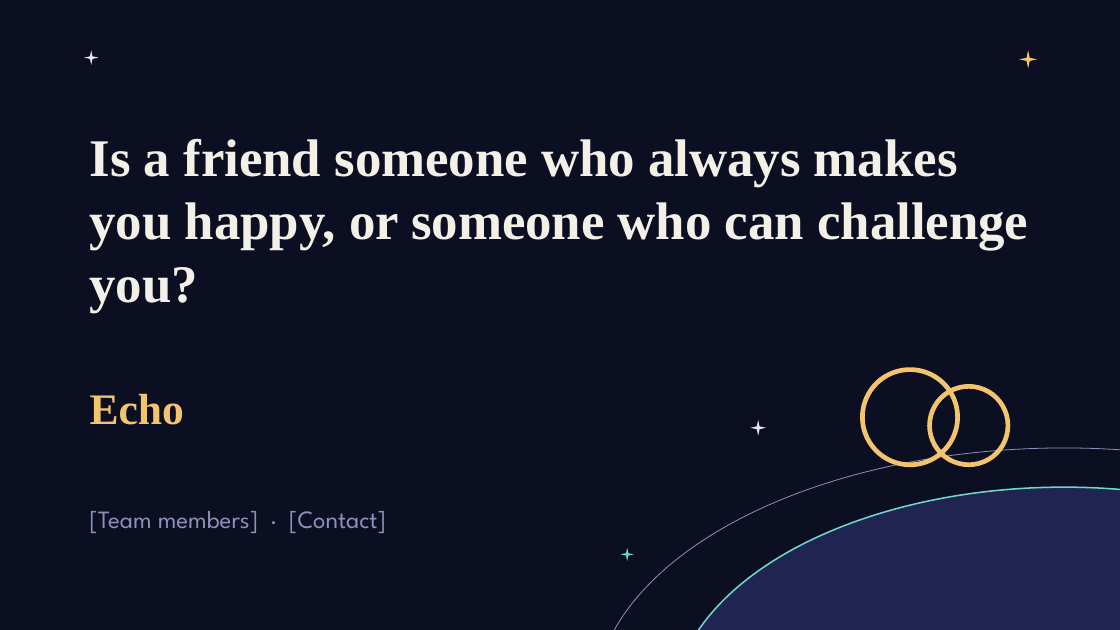
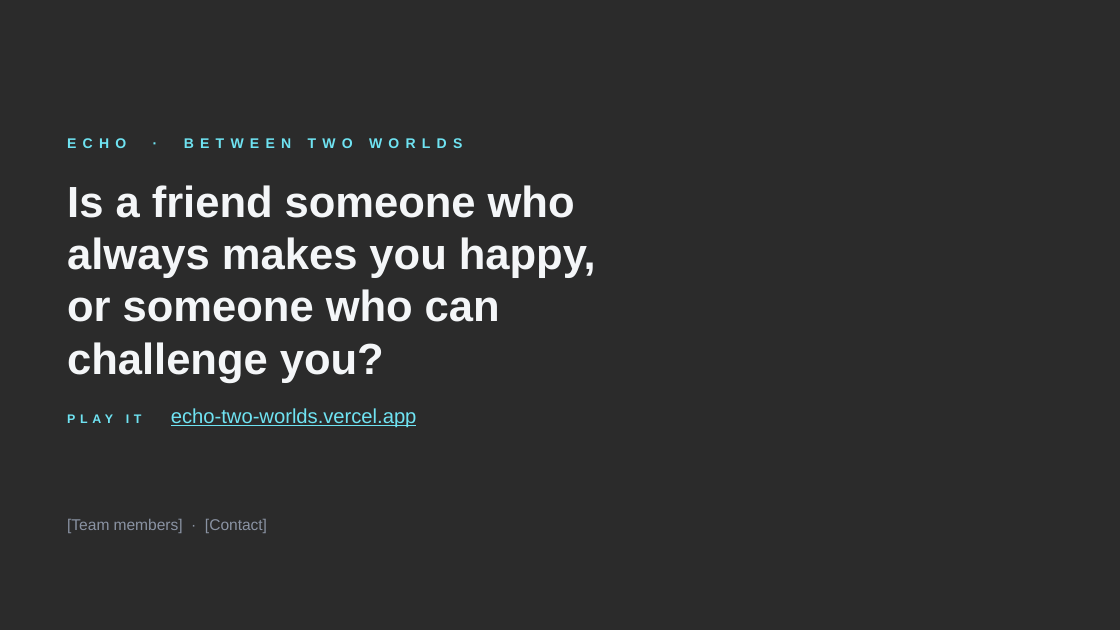
Before and after one commit to yds732/what-if-edux, a slide deck: slide 14 of EduX_Hackathon_Pitch_Deck_updated.pptx (slide 12 before the commit). Drawn at 1120x630 pixels with LibreOffice and Linux fonts; fonts in the diff are those of the drawing; background and template pictures are left out; a plain dark background stands for a picture behind light text. Boxes give left, top, right and bottom in pixels: in the first picture for what was removed or moved away, otherwise in the second. Text is boxed around its words. In the diff, an @@ line names an element or a change of style, - is before the commit and + after.

```diff
--- a/EduX_Hackathon_Pitch_Deck_updated.pptx
+++ b/EduX_Hackathon_Pitch_Deck_updated.pptx
@@ background #0C0E22 to picture (left out) @@
@@ star removed at box(84, 50, 99, 65) @@
@@ star removed at box(1019, 50, 1037, 68) @@
@@ text added at box(67, 134, 694, 168), 9 pt, text #6FE3F2, bold @@
+ECHO · BETWEEN TWO WORLDS
@@ title "Is a friend someone who ...": place and size @@
-title "Is a friend someone who ..." at box(90, 138, 1028, 314)
+title "Is a friend someone who ..." at box(67, 185, 596, 383)
@@ title "Is a friend someone who ..." at box(67, 185, 596, 383): size 34 to 28 pt, font Times New Roman to Arial, text colour #F3F0E8 to #F4F6F8 @@
@@ ellipse removed at box(862, 370, 958, 465) @@
@@ ellipse removed at box(930, 386, 1008, 465) @@
@@ text removed at box(90, 393, 184, 425) @@
-Echo
@@ text added at box(126, 408, 417, 427), 13 pt, text #6FE3F2, underline @@
+PLAY IT echo-two-worlds.vercel.app
@@ ellipse removed at box(594, 448, 1120, 630) @@
@@ star removed at box(750, 420, 766, 436) @@
@@ ellipse removed at box(672, 487, 1120, 630) @@
@@ text "[Team members] · [Contact]": place and size @@
-text "[Team members] · [Contact]" at box(90, 511, 386, 533)
+text "[Team members] · [Contact]" at box(67, 519, 267, 533)
@@ text "[Team members] · [Contact]" at box(67, 519, 267, 533): size 16 to 10 pt, font League Spartan to Arial, text colour #8C91B8 to #8A93A3; more space between paragraphs @@
@@ star removed at box(620, 548, 634, 561) @@
```
Also in this commit, not shown: 5 other slides changed, 8 slides added, 7 slides removed.
